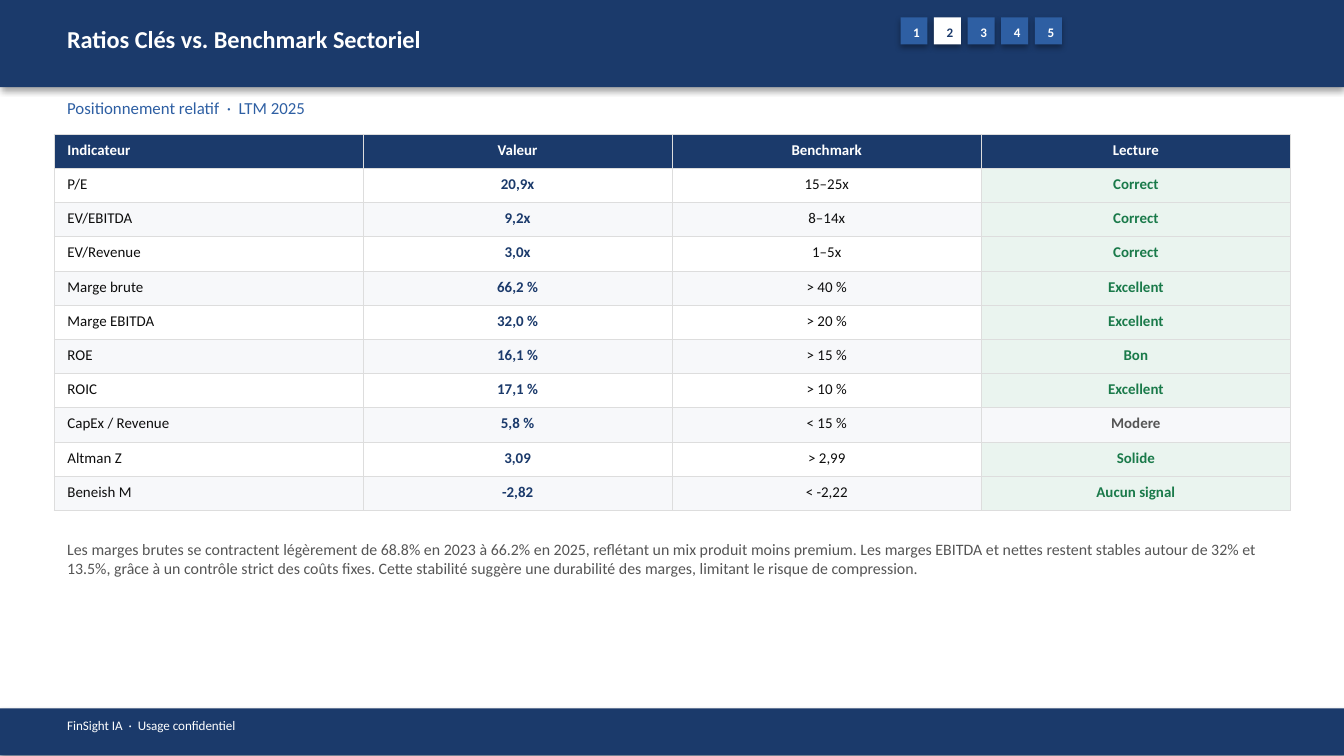
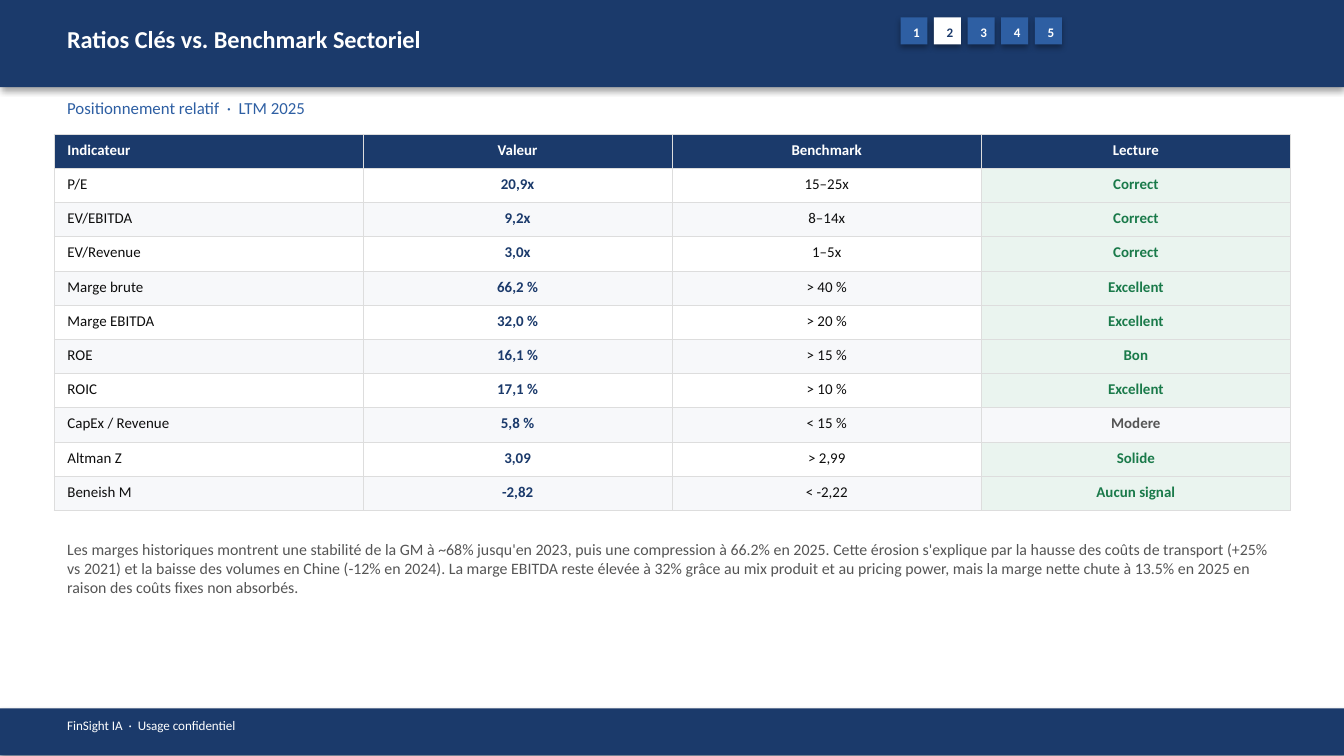
Before and after one commit to baptistejeh07-art/finsight-ia, a slide deck: slide 10 of preview/MC.PA/MC.PA_pitchbook.pptx. Drawn at 1344x756 pixels with LibreOffice and Linux fonts; fonts in the diff are those of the drawing. Boxes give left, top, right and bottom in pixels: in the first picture for what was removed or moved away, otherwise in the second. Text is boxed around its words. In the diff, an @@ line names an element or a change of style, - is before the commit and + after.

```diff
--- a/preview/MC.PA/MC.PA_pitchbook.pptx
+++ b/preview/MC.PA/MC.PA_pitchbook.pptx
@@ text at box(67, 543, 1267, 593): text changed @@
-Les marges brutes se contractent légèrement de 68.8% en 2023 à 66.2% en 2025, reflétant un mix produit moins premium. Les marges EBITDA et nettes restent stables autour de 32% et 13.5%, grâce à un contrôle strict des coûts fixes. Cette stabilité suggère une durabilité des marges, limitant le risque de compression.
+Les marges historiques montrent une stabilité de la GM à ~68% jusqu'en 2023, puis une compression à 66.2% en 2025. Cette érosion s'explique par la hausse des coûts de transport (+25% vs 2021) et la baisse des volumes en Chine (-12% en 2024). La marge EBITDA reste élevée à 32% grâce au mix produit et au pricing power, mais la marge nette chute à 13.5% en 2025 en raison des coûts fixes non absorbés.
```
Also in this commit, not shown: 13 other slides changed, 3 other files.
